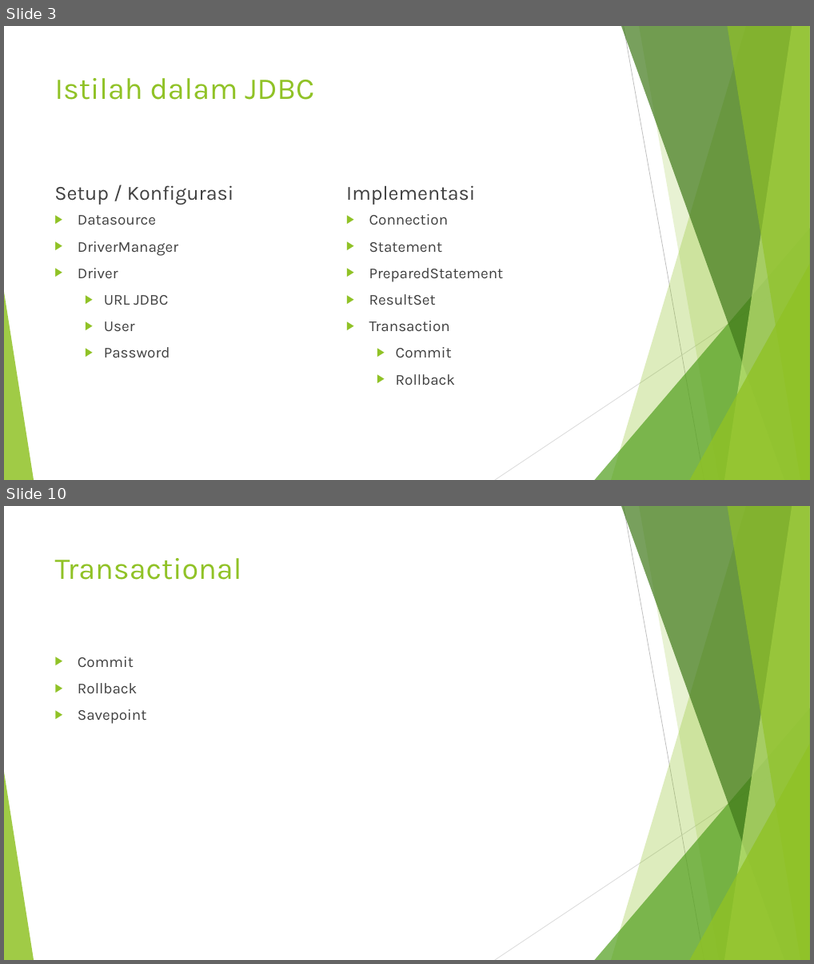
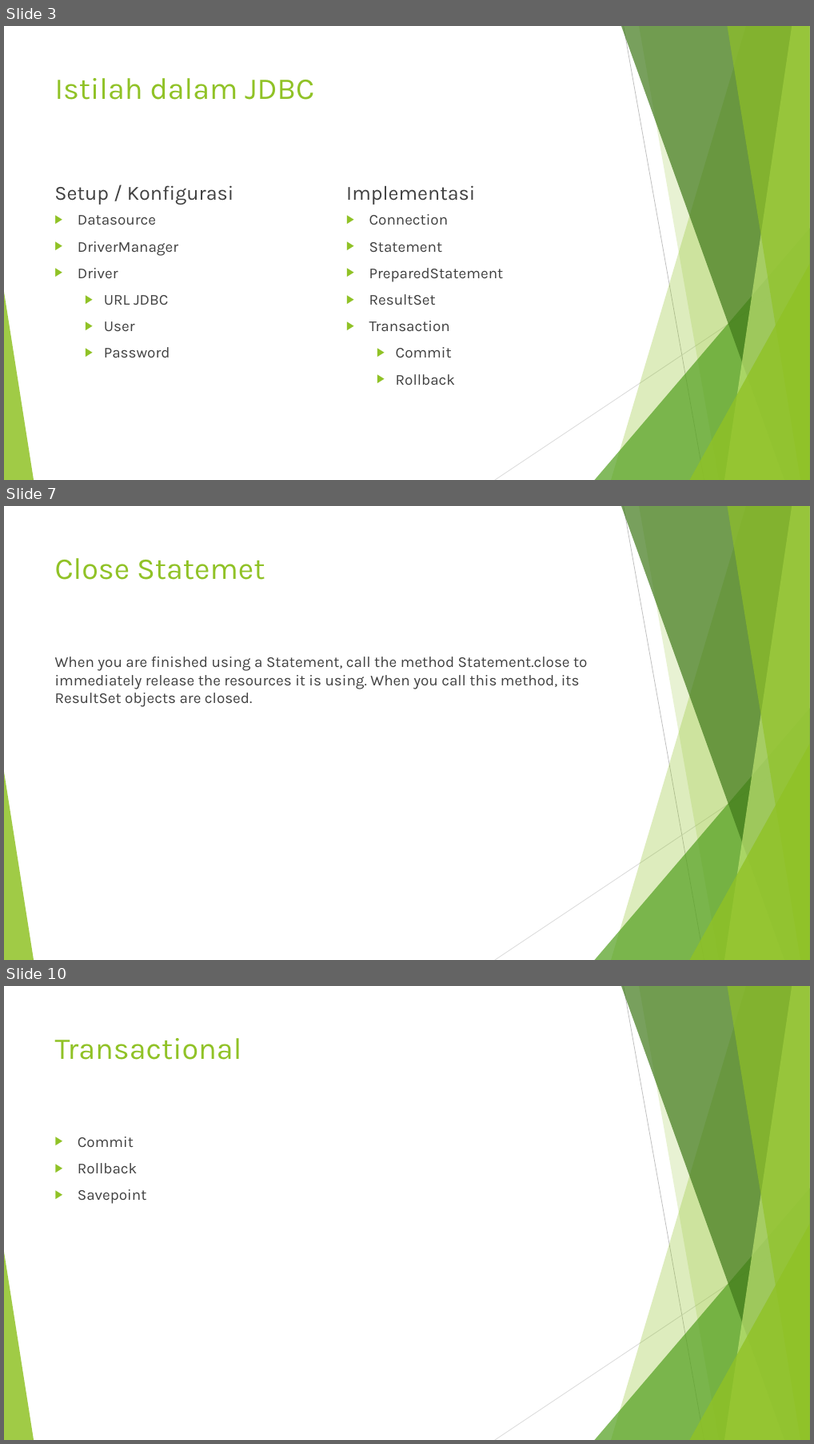
Before and after one commit to dimMaryanto93/bootcamp.2017-01, a slide deck: #6 - Java Database Connectivty.pptx. Shown one above the other, each under a label of ours: slides 3 and 10 before the commit, slides 3, 7 and 10 after it; the slides between them are not shown. The pictures are 814x964 and 814x1444 pixels, drawn with LibreOffice and Linux fonts; fonts in the diff are those of the drawing. Boxes give left, top, right and bottom in pixels: in the first picture for what was removed or moved away, otherwise in the second. Text is boxed around its words. In the diff, an @@ line names an element or a change of style, - is before the commit and + after.

```diff
--- a/#6 - Java Database Connectivty.pptx
+++ b/#6 - Java Database Connectivty.pptx
@@ slide 7 added at <box>4,506,810,960</box>, background #FFFFFF; not listed: 10 template elements that a slide beside it also shows @@
@@ title added at <box>55,558,265,580</box>, 36 pt, text #90C226 @@
+Close Statemet
@@ text added at <box>55,656,587,707</box>, 18 pt, text #404040 @@
+When you are finished using a Statement, call the method Statement.close to immediately release the resources it is using. When you call this method, its ResultSet objects are closed.
```
Also in this commit, not shown: 4 slides changed, 1 other slide added, 2 slides removed, 1 other file.
